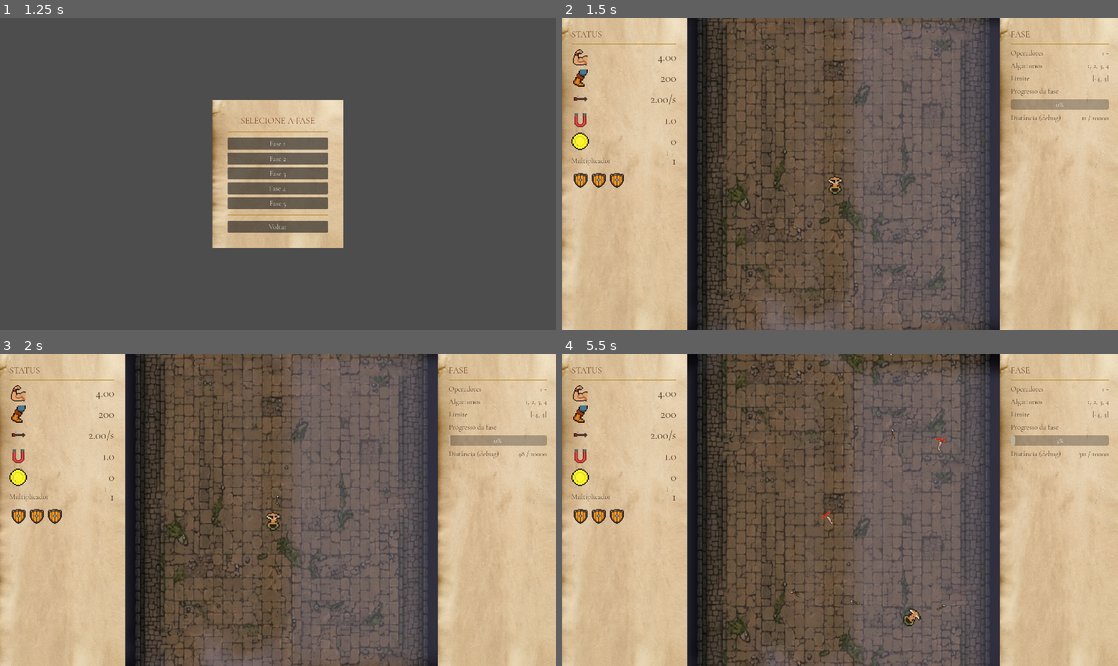
Above: before the commit, frames 1-4 (two rows, left to right).
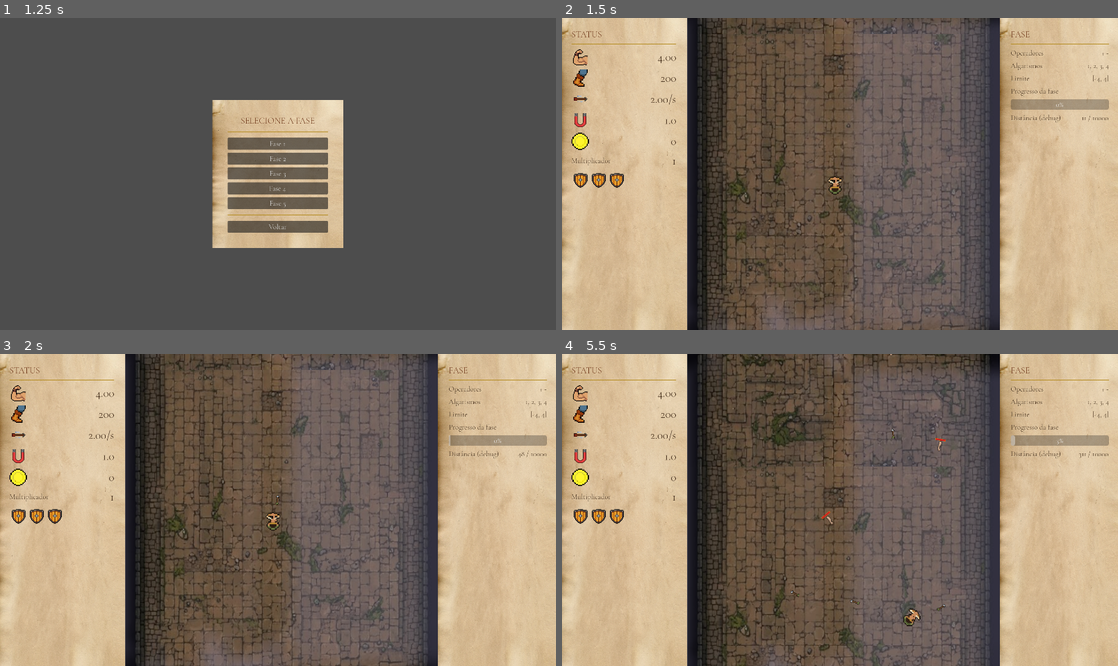
Above: after the commit, the same moments.

Repository: thormesufca/algebra-shooter
Game: Godot game, scene res://scenes/main_menu.tscn
Same seed, same stepped clock (60 frames per second), same inputs: the game is played once before the commit and once after it.
Inputs (mouse positions are in pixels of both pictures, inside the frame that each line leads up to):
- Up to frame 1 (1.25 s): click "Jogar" at 0.5 s
- Up to frame 2 (1.5 s): click "Fase 1" at 1.25 s
- Up to frame 3 (2 s): no input
- Up to frame 4 (5.5 s): tap Enter at 2 s; move the mouse to (962, 494) at 2.02 s; hold D (move_right) 2.03-2.78 s; move the mouse to (728, 525) at 2.77 s; hold Down (move_down) 2.78-3.53 s; move the mouse to (895, 441) at 3.52 s; hold D (move_right) 3.53-4.28 s; move the mouse to (812, 572) at 4.27 s; hold Up (move_up) 4.28-5.03 s; move the mouse to (1006, 556) at 5.02 s; hold A (move_left) from 5.03 s (still down)

Frame 1 is identical in both runs. In frame 2, 6.8% of the frame differs, in the area x 24-77%, y 0-100%; in frame 3, 6.8%; in frame 4, 8.4%.

Commit message:
Alteração dos dados da fase para  que cada fase tenha seu background de fundo, sua música de fundo e sua música de boss

Diff:
--- a/resources/phases/phase_01.tres
+++ b/resources/phases/phase_01.tres
@@ -1,9 +1,12 @@
 [gd_resource type="Resource" script_class="PhaseData" format=3 uid="uid://0w66td5y6oqx"]
 
+[ext_resource type="AudioStream" uid="uid://d1pxupfoe2hht" path="res://assets/sounds/music/Final Fantasy 7 Boss battle.mp3" id="1_1ddtb"]
 [ext_resource type="Script" uid="uid://0qo6ex5i7ppo" path="res://scripts/phase_data.gd" id="1_phase"]
 [ext_resource type="PackedScene" uid="uid://clcbjxumaguta" path="res://entities/enemies/enemy.tscn" id="2_enemy"]
 [ext_resource type="PackedScene" uid="uid://bsw5palakqciu" path="res://entities/Power.tscn" id="3_power"]
+[ext_resource type="Texture2D" uid="uid://cs11asnq7dni" path="res://assets/backgrounds/bg_maze.png" id="3_taauu"]
 [ext_resource type="Script" uid="uid://kvyo5tdi0ky7" path="res://scripts/spawn_stage.gd" id="4_1lehk"]
+[ext_resource type="AudioStream" uid="uid://c2hurmobrgtej" path="res://assets/sounds/music/Bad to the Bone.mp3" id="5_0yllx"]
 [ext_resource type="PackedScene" uid="uid://dp5ncudt2tae2" path="res://entities/enemies/enemy_minotaur.tscn" id="5_minotaur"]
 [ext_resource type="PackedScene" path="res://entities/enemies/enemy_worm.tscn" id="6_worm"]
 [ext_resource type="PackedScene" path="res://entities/enemies/enemy_beetle.tscn" id="7_beetle"]
@@ -45,3 +48,6 @@
 phase_distance = 10000.0
 boss_scene = ExtResource("5_minotaur")
 walls_color = Color(0.3907545, 0.068895176, 0.018414464, 0.8509804)
+imagem = ExtResource("3_taauu")
+phase_music = ExtResource("5_0yllx")
+boss_music = ExtResource("1_1ddtb")
--- a/resources/phases/phase_02.tres
+++ b/resources/phases/phase_02.tres
@@ -1,6 +1,8 @@
-[gd_resource type="Resource" script_class="PhaseData" format=3]
+[gd_resource type="Resource" script_class="PhaseData" format=3 uid="uid://cd4i3xttc1x2f"]
 
+[ext_resource type="PackedScene" path="res://entities/enemies/enemy_medusa.tscn" id="1_itkv8"]
 [ext_resource type="Script" uid="uid://0qo6ex5i7ppo" path="res://scripts/phase_data.gd" id="1_phase"]
+[ext_resource type="Texture2D" uid="uid://x4oeimtrtn8k" path="res://assets/backgrounds/bg_meduza.png" id="3_aekv3"]
 [ext_resource type="PackedScene" uid="uid://bsw5palakqciu" path="res://entities/Power.tscn" id="3_power"]
 [ext_resource type="Script" uid="uid://kvyo5tdi0ky7" path="res://scripts/spawn_stage.gd" id="4_1lehk"]
 [ext_resource type="PackedScene" path="res://entities/enemies/enemy_slime.tscn" id="5_slime"]
@@ -19,7 +21,6 @@
 [sub_resource type="Resource" id="SpawnStage_rapido"]
 script = ExtResource("4_1lehk")
 distance_threshold = 3500.0
-spawn_interval = 1.0
 enemy_scene = ExtResource("6_spider")
 enemy_health = 12
 enemy_reward = 2
@@ -54,3 +55,5 @@
 spawn_stages = Array[ExtResource("4_1lehk")]([SubResource("SpawnStage_inicio"), SubResource("SpawnStage_rapido"), SubResource("SpawnStage_forte"), SubResource("SpawnStage_minotauro")])
 camera_speed = 85.0
 phase_distance = 12000.0
+boss_scene = ExtResource("1_itkv8")
+imagem = ExtResource("3_aekv3")
--- a/resources/phases/phase_03.tres
+++ b/resources/phases/phase_03.tres
@@ -1,6 +1,7 @@
-[gd_resource type="Resource" script_class="PhaseData" format=3]
+[gd_resource type="Resource" script_class="PhaseData" format=3 uid="uid://botc0kgcom38g"]
 
 [ext_resource type="Script" uid="uid://0qo6ex5i7ppo" path="res://scripts/phase_data.gd" id="1_phase"]
+[ext_resource type="Texture2D" uid="uid://b6x05oqr4b7n" path="res://assets/backgrounds/bg_cyclop.png" id="3_ggblb"]
 [ext_resource type="PackedScene" uid="uid://bsw5palakqciu" path="res://entities/Power.tscn" id="3_power"]
 [ext_resource type="Script" uid="uid://kvyo5tdi0ky7" path="res://scripts/spawn_stage.gd" id="4_1lehk"]
 [ext_resource type="PackedScene" path="res://entities/enemies/enemy_bat.tscn" id="5_bat"]
@@ -54,3 +55,5 @@
 spawn_stages = Array[ExtResource("4_1lehk")]([SubResource("SpawnStage_inicio"), SubResource("SpawnStage_rapido"), SubResource("SpawnStage_forte"), SubResource("SpawnStage_minotauro")])
 camera_speed = 95.0
 phase_distance = 14000.0
+boss_scene = ExtResource("8_cyclops")
+imagem = ExtResource("3_ggblb")
--- a/resources/phases/phase_04.tres
+++ b/resources/phases/phase_04.tres
@@ -1,16 +1,16 @@
-[gd_resource type="Resource" script_class="PhaseData" format=3]
+[gd_resource type="Resource" script_class="PhaseData" format=3 uid="uid://cuqx2ujqu257q"]
 
 [ext_resource type="Script" uid="uid://0qo6ex5i7ppo" path="res://scripts/phase_data.gd" id="1_phase"]
+[ext_resource type="PackedScene" path="res://entities/enemies/enemy_cerberus.tscn" id="1_pqec0"]
+[ext_resource type="Texture2D" uid="uid://ch3ccctitxcjt" path="res://assets/backgrounds/bg_cerberus.png" id="3_8y578"]
 [ext_resource type="PackedScene" uid="uid://bsw5palakqciu" path="res://entities/Power.tscn" id="3_power"]
 [ext_resource type="Script" uid="uid://kvyo5tdi0ky7" path="res://scripts/spawn_stage.gd" id="4_1lehk"]
 [ext_resource type="PackedScene" path="res://entities/enemies/enemy_centipede.tscn" id="5_centipede"]
 [ext_resource type="PackedScene" path="res://entities/enemies/enemy_beetle.tscn" id="6_beetle"]
 [ext_resource type="PackedScene" path="res://entities/enemies/enemy_spider.tscn" id="7_spider"]
-[ext_resource type="PackedScene" path="res://entities/enemies/enemy_medusa.tscn" id="8_medusa"]
 
 [sub_resource type="Resource" id="SpawnStage_inicio"]
 script = ExtResource("4_1lehk")
-spawn_interval = 1.0
 enemy_scene = ExtResource("5_centipede")
 enemy_health = 13
 enemy_reward = 4
@@ -40,9 +40,8 @@
 operators_unlocked = "+ - × ÷ ^ √"
 enemy_scene = ExtResource("5_centipede")
 power_scene = ExtResource("3_power")
-spawn_interval = 1.0
-powerup_enemy_index = 5
 spawn_stages = Array[ExtResource("4_1lehk")]([SubResource("SpawnStage_inicio"), SubResource("SpawnStage_rapido"), SubResource("SpawnStage_forte")])
 camera_speed = 105.0
 phase_distance = 16000.0
-boss_scene = ExtResource("8_medusa")
+boss_scene = ExtResource("1_pqec0")
+imagem = ExtResource("3_8y578")
--- a/resources/phases/phase_05.tres
+++ b/resources/phases/phase_05.tres
@@ -1,6 +1,7 @@
-[gd_resource type="Resource" script_class="PhaseData" format=3]
+[gd_resource type="Resource" script_class="PhaseData" format=3 uid="uid://cjxe1u7ggv07j"]
 
 [ext_resource type="Script" uid="uid://0qo6ex5i7ppo" path="res://scripts/phase_data.gd" id="1_phase"]
+[ext_resource type="Texture2D" uid="uid://b0jtd20ii0ufr" path="res://assets/backgrounds/bg_kraken.png" id="3_6vmqp"]
 [ext_resource type="PackedScene" uid="uid://bsw5palakqciu" path="res://entities/Power.tscn" id="3_power"]
 [ext_resource type="Script" uid="uid://kvyo5tdi0ky7" path="res://scripts/spawn_stage.gd" id="4_1lehk"]
 [ext_resource type="PackedScene" path="res://entities/enemies/enemy_lizard.tscn" id="5_lizard"]
@@ -50,7 +51,8 @@
 enemy_scene = ExtResource("5_lizard")
 power_scene = ExtResource("3_power")
 spawn_interval = 0.9
-powerup_enemy_index = 5
 spawn_stages = Array[ExtResource("4_1lehk")]([SubResource("SpawnStage_inicio"), SubResource("SpawnStage_rapido"), SubResource("SpawnStage_forte"), SubResource("SpawnStage_minotauro")])
 camera_speed = 115.0
 phase_distance = 18000.0
+boss_scene = ExtResource("8_kraken")
+imagem = ExtResource("3_6vmqp")
--- a/scenes/game.tscn
+++ b/scenes/game.tscn
@@ -26,12 +26,13 @@
 
 [node name="FloorTexture" type="Sprite2D" parent="Background/FloorLayer" unique_id=1611754693]
 texture_repeat = 1
-position = Vector2(1, -800)
+position = Vector2(1, -816)
 scale = Vector2(1.698, 2.05)
 texture = ExtResource("5_gee14")
 centered = false
 region_enabled = true
 region_rect = Rect2(0, 0, 512, 816)
+region_filter_clip_enabled = true
 
 [node name="SkyLayer" type="Parallax2D" parent="Background" unique_id=57981295]
 scroll_scale = Vector2(0, 0.15)
--- a/scripts/game.gd
+++ b/scripts/game.gd
@@ -142,6 +142,13 @@
 ## já que a fase terminou — ver camera.gd).
 func _spawn_boss() -> void:
 	var tree := get_tree()
+	if phase != null and phase.boss_music != null:
+		var tw := create_tween()
+		tw.tween_property(audio_player, "volume_db", -40.0, 0.5)
+		await tw.finished
+		audio_player.stream = phase.boss_music
+		audio_player.play()
+		create_tween().tween_property(audio_player, "volume_db", 0.0, 0.5)
 	var warning := BossWarningLabelScene.instantiate()
 	warning.global_position = _get_boss_spawn_position()
 	get_tree().get_first_node_in_group("game_root").add_child(warning)
@@ -222,7 +229,21 @@
 	$SpawnTimer.wait_time = data.spawn_interval
 	camera.configure(data.camera_speed, data.phase_distance)
 	camera.phase_completed.connect(_on_phase_completed)
+	if data.phase_music != null:
+		audio_player.stream = data.phase_music
 	audio_player.play()
+	if data.imagem != null:
+		var background: Parallax2D = $Background/FloorLayer
+		var fx: Sprite2D = $Background/FloorLayer/FloorTexture
+		fx.texture = data.imagem
+		fx.region_rect = Rect2(Vector2.ZERO, data.imagem.get_size())
+		background.scroll_scale = Vector2(1,1)
+		var tile_height: float = data.imagem.get_size().y * fx.scale.y
+		background.repeat_size = Vector2(0, tile_height)
+		background.repeat_times = ceil(data.phase_distance / tile_height) + 1
+
+
+
 	#$Background/SkyLayer/SkyTexture.modulate = data.sky_color
 	#$Background/FloorLayer/FloorTexture.modulate = data.floor_color
 
--- a/scripts/phase_data.gd
+++ b/scripts/phase_data.gd
@@ -38,3 +38,8 @@
 @export var sky_color: Color = Color(0.7137255, 0.68235296, 0.827451, 0.5)
 @export var walls_color: Color = Color(0.24705882, 0.19607843, 0.15686275, 0.85)
 @export var floor_color: Color = Color(0.41960785, 0.3372549, 0.24313726, 1)
+@export var imagem: Texture2D
+
+@export_group("Audio")
+@export var phase_music: AudioStream
+@export var boss_music: AudioStream
Binary file added: assets/backgrounds/bg_cerberus.png
Not shown, added: assets/backgrounds/bg_cerberus.png.import
Binary file added: assets/backgrounds/bg_cyclop.png
Not shown, added: assets/backgrounds/bg_cyclop.png.import
Binary file added: assets/backgrounds/bg_kraken.png
Not shown, added: assets/backgrounds/bg_kraken.png.import
Binary file added: assets/backgrounds/bg_meduza.png
Not shown, added: assets/backgrounds/bg_meduza.png.import
Not shown, added: assets/sounds/music/Bad to the Bone.mp3.import
Not shown, added: assets/sounds/music/Born to Be Wild.mp3.import
Not shown, added: assets/sounds/music/Final Fantasy 7 Boss battle.mp3.import
Not shown, added: assets/sounds/music/Highway Star.mp3.import
(and 8 more such lines)
